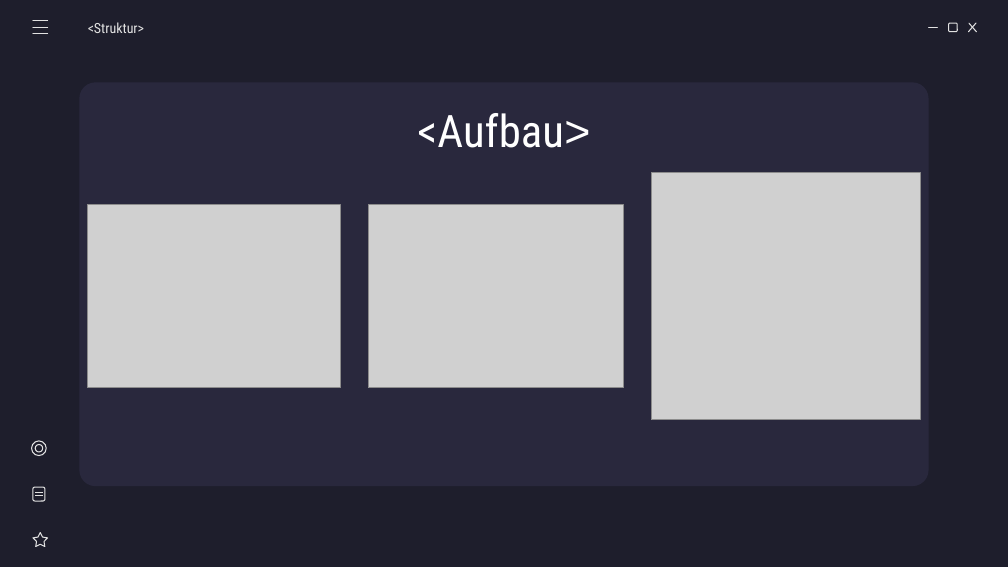
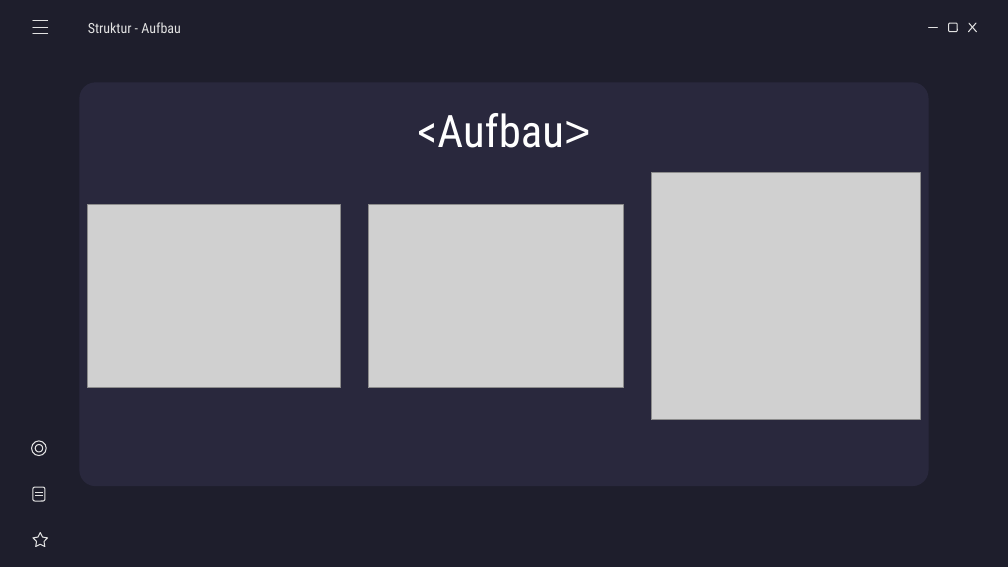
Before and after one commit to miwied/web-based-database-manager, a slide deck: slide 22 of documentation/required documents/Presentation/Webasierter Datenkbankmanager - Präsentation.pptx. Drawn at 1008x567 pixels with LibreOffice and Linux fonts; fonts in the diff are those of the drawing; grey boxes stand for pictures. Boxes give left, top, right and bottom in pixels: in the first picture for what was removed or moved away, otherwise in the second. Text is boxed around its words. In the diff, an @@ line names an element or a change of style, - is before the commit and + after.

```diff
--- a/documentation/required documents/Presentation/Webasierter Datenkbankmanager - Präsentation.pptx
+++ b/documentation/required documents/Presentation/Webasierter Datenkbankmanager - Präsentation.pptx
@@ subtitle at [88,22,180,33]: text changed @@
-<Struktur>
+Struktur - Aufbau
```
Also in this commit, not shown: 3 other slides changed, 1 slide added.
